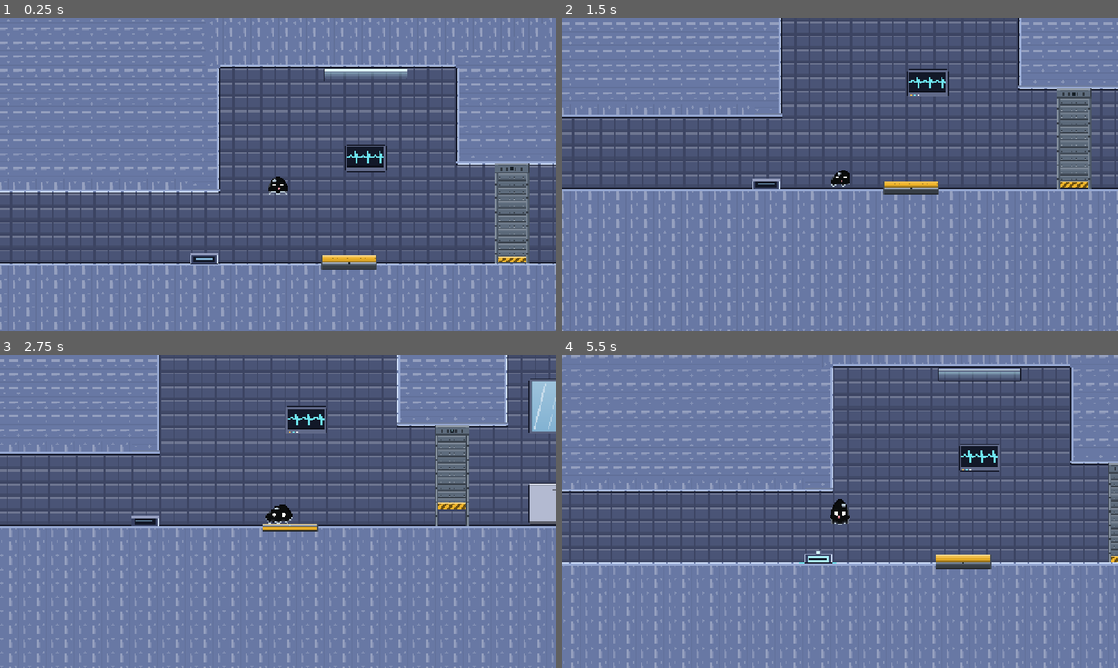
Above: before the commit, frames 1-4 (two rows, left to right).
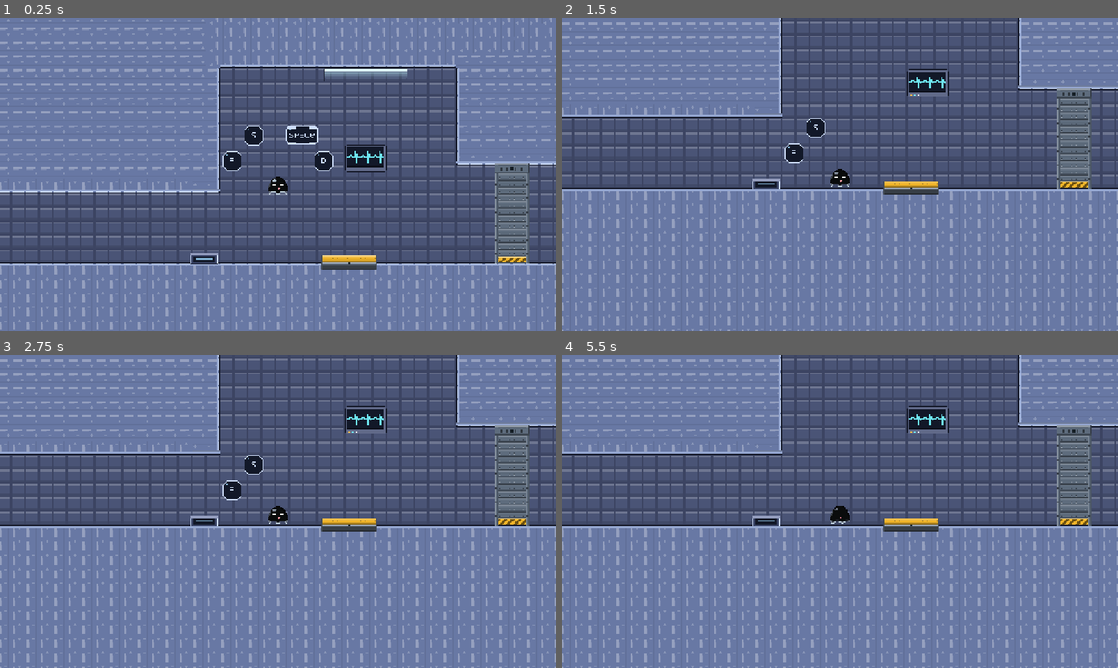
Above: after the commit, the same moments.

Repository: xiaoyukuki/upstream
Game: Godot game, scene res://scenes/levels/main.tscn
Two runs of this game, one before a commit and one after it. Both use one fixed random seed, a clock stepped at 60 frames per second and the inputs below.
Inputs (mouse positions are in pixels of both pictures, inside the frame that each line leads up to):
- Up to frame 1 (0.25 s): no input
- Up to frame 2 (1.5 s): tap Enter at 0.5 s; move the mouse to (962, 158) at 0.52 s; hold D (move_right) 0.53-1.25 s; hold Q (anchor) 0.53-1.25 s; click (962, 158) at 0.67 s; tap Space (jump) at 0.77, 0.8, 1.07 s; drag from (728, 190) to (912, 180) at 1.27 s
- Up to frame 3 (2.75 s): move the mouse to (333, 442) at 2.02 s; hold D (move_right) from 2.03 s (still down); hold Q (anchor) from 2.03 s (still down); tap Space (jump) at 2.3 s
- Up to frame 4 (5.5 s): release D (move_right) at 2.75 s; release Q (anchor) at 2.75 s; drag from (812, 574) to (673, 464) at 2.77 s; move the mouse to (1006, 558) at 3.52 s; hold A (move_left) 3.53-4.25 s; tap E (interact) at 3.6 s; tap Space (jump) at 3.77, 3.8, 4.07, 5.1 s; tap F9 (dev_skip_dream, bound only after the commit) at 4.15 s; drag from (673, 464) to (756, 433) at 4.27 s; move the mouse to (867, 511) at 5.02 s; hold S (move_down) from 5.03 s (still down); click (867, 511) at 5.17 s

The runs differ from the first frame. In frame 1, 0.9% of the frame differs, in the area x 40-60%, y 34-49%; in frame 2, 0.5%; in frame 3, 24%; in frame 4, 42%, in the area x 0-100%, y 0-100%.

Commit message:
[feat] D77 梦泡新手引导 dream_bubbles：开局那拍钉在睡姿、按破头顶弧上四只泡才醒
触发点用今天 take_intro() 演苏醒那一格（不需要新旗标、不进 run_state），W 与 Q 都不做，
不按就不醒；皮与几何单一写手 = gen_dream_bubble_parts.py import 选型图那个写手，
构件只画纹理、半径/角度/动作映射全读 assets/props/dream_bubble.json。
时基是第三条路：吃引擎固定物理步长（这一拍掐着输入，走世界钟会把教学打成 bug）。
Player 加 begin_wake_hold / is_wake_held / release_wake 三只闩，掐输入复用 movement_locked；
LevelBase 在 _on_hazard_touched 里豁免这一拍的危险物；F9 跳键打了 DEBUG-KEY 标记。

Diff:
--- /dev/null
+++ b/assets/props/dream_bubble.json
@@ -0,0 +1,46 @@
+{
+  "style": "F 暗底白边白字",
+  "states": 4,
+  "radius": 56,
+  "arc_origin_y": -5,
+  "bubbles": [
+    {
+      "action": "move_left",
+      "part": "a",
+      "deg": 160
+    },
+    {
+      "action": "move_down",
+      "part": "s",
+      "deg": 120
+    },
+    {
+      "action": "jump",
+      "part": "space",
+      "deg": 60
+    },
+    {
+      "action": "move_right",
+      "part": "d",
+      "deg": 20
+    }
+  ],
+  "parts": {
+    "a": [
+      22,
+      22
+    ],
+    "s": [
+      22,
+      22
+    ],
+    "space": [
+      38,
+      22
+    ],
+    "d": [
+      22,
+      22
+    ]
+  }
+}
--- a/project.godot
+++ b/project.godot
@@ -111,6 +111,11 @@
 "events": [Object(InputEventKey,"resource_local_to_scene":false,"resource_name":"","device":0,"window_id":0,"alt_presse …(189 unchanged characters)…
 ]
 }
+dev_skip_dream={
+"deadzone": 0.5,
+"events": [Object(InputEventKey,"resource_local_to_scene":false,"resource_name":"","device":0,"window_id":0,"alt_pressed":false,"shift_pressed":false,"ctrl_pressed":false,"meta_pressed":false,"pressed":false,"keycode":0,"physical_keycode":4194340,"key_label":0,"unicode":0,"location":0,"echo":false,"script":null)
+]
+}
 
 [layer_names]
 
--- a/scenes/actors/player/player.gd
+++ b/scenes/actors/player/player.gd
@@ -267,6 +267,27 @@
 	movement_locked = true
 
 
+## 梦泡那一拍（D77）：把上面那个窗口**钉住不释放**，等四只泡按破。`INF` 不是哨兵值而是
+## 真的"减不完"—— `maxf(0.0, INF - delta)` 恒为 INF，所以既有那条计时链一字不改就能一直掐着输入，
+## 而"醒"这件事从头到尾只有一条路径（`release_wake()` 之后照常走那 2.45 s）。
+func begin_wake_hold() -> void:
+	_wake_remaining = INF
+	movement_locked = true
+
+
+## 皮读它决定"钉在第 0 帧还是让它自己走"。wake 剪辑不循环，任它自己走完就停在末帧
+## （= idle 第 0 帧）—— 那是一张已经醒完的脸，而这一拍要演的恰恰是"还没醒"。
+func is_wake_held() -> bool:
+	return _wake_remaining == INF
+
+
+## 四只泡全破完那一拍由关卡根叫：交回现成的苏醒窗口，时长仍只住 `WAKE_SECONDS` 一处。
+func release_wake() -> void:
+	if not is_wake_held():
+		return
+	_wake_remaining = WAKE_SECONDS
+
+
 ## 皮读它决定播不播 wake 剪辑，守门也读它。苏醒期间人不移动，所以世界照常流动 ——
 ## 这一拍与"冻结"无关，只与"他还没醒"有关。
 func is_waking() -> bool:
--- a/scenes/actors/player/player_visual.gd
+++ b/scenes/actors/player/player_visual.gd
@@ -52,6 +52,15 @@
 	if _player.is_dead:
 		if is_playing():
 			pause()
+		return
+	# 梦泡那一拍（D77）：皮钉在 wake 第 0 帧 = 睡姿。这条早退必须排在下面那句
+	# 「没在播就 play」之前，否则它每一帧都把刚按住的剪辑放开。wake 剪辑不循环，
+	# 任它自己走完就停在末帧（= idle 第 0 帧）—— 那是一张已经醒完的脸。
+	if _player.is_wake_held():
+		if animation != &"wake":
+			play(&"wake")
+		set_frame_and_progress(0, 0.0)
+		pause()
 		return
 	if not is_playing():
 		play()
--- a/scenes/levels/level_base.gd
+++ b/scenes/levels/level_base.gd
@@ -28,13 +28,20 @@
 ## 节点改名或挪层级，在检查器里重指即可，不用回来改脚本。路径解析不到就静默跳过，
 ## 这样「本关没有祭坛」是一个合法配置而不是报错。
 
+## 梦泡那一拍的构件（D77）。按路径 load 不 preload：静态引用会让关卡基类在编译期
+## 依赖一个只在开局那一拍才用得上的场景。
+const DREAM_BUBBLES_SCENE := "res://scenes/objects/dream_bubbles/dream_bubbles.tscn"
+
 ## M1 沙盒置 true 以便直接测试时停手感；M2 引导关必须置 false，能力在祭坛处才授予。
-@export var start_with_ability: bool = true
-## 时间锚点（D73）：**另一项能力，与上面那条互不蕴含**。测试期它没有授予路径 ——
+@export var start_with_ability: bool = true## 时间锚点（D73）：**另一项能力，与上面那条互不蕴含**。测试期它没有授予路径 ——
 ## 祭坛不写它、`run_state` 不记它，只有关卡根这一处写，所以这一格就是它唯一的开关。
 ## 只勾这条不勾上面那条：世界照样流动，锚点物仍然"我按着它才走"，但看不到
 ## "世界停了它还在走"那层对照（那是上一项能力给的背景，不是这一项的机制）。
 @export var start_with_anchor: bool = false
+## 梦泡新手引导（D77）：开局那一拍先钉在睡姿上，等玩家把头顶四只泡按破才醒。
+## 开关住在关卡根，与上面那条 `start_with_anchor` 同一形状：入口只有一处、不藏进构件。
+## 它不改"演不演"这件事（那归常驻根的 `take_intro()`，每进程一次），只改"那一拍怎么演"。
+@export var dream_intro: bool = true
 
 ## 取景框：position=左上角世界坐标，size=可见范围。留空（size 为 0）则沿用
 ## player.tscn 里的兜底 limits。相机归关卡管，换关才不会互相穿帮（D15）。
@@ -74,6 +81,10 @@
 var _active_checkpoint: Node
 ## 玩家本体的缓存（本来只为 D16 那条「松手了没」而取，D62 起同一拍还要问他「那一拍演完没」）。
 var _player: Player
+## 场上那一串梦泡（D77）。`null` = 这一关这一拍没演过（或已经演完撤掉）。
+## 它同时是"这一拍里不许判死"那条例外的凭据：人在钉住的睡姿上，危险物照样能杀他，
+## 而"引导演到一半人没了、且这一世不再演"（`take_intro()` 已经消费掉）是最难查的一种死法。
+var _dream: Node = null
 ## 上一次轮询时 `is_granting()` 的值。存的是**下降沿**而不是「存过了」那个布尔：
 ## 这一发要认的是「那一拍演完了」这件事，而它只可能发生一次（祭坛一次性）。
 var _grant_was_running: bool = false
@@ -146,8 +157,31 @@
 	if not bool(root.call(&"take_intro")):
 		return
 	var player: Player = get_tree().get_first_node_in_group(&"player")
+	if player == null:
+		return
+	if not dream_intro:
+		player.begin_wake()
+		return
+	# 梦泡那一拍（D77）：把苏醒窗口钉住，等四只泡按破。掐输入复用 D57 那把现成的锁，
+	# 不另起第二套掐法；"醒"仍然只有 `begin_wake()` 那一条路径（见 `_on_dream_completed`）。
+	player.begin_wake_hold()
+	var bubbles: Node = load(DREAM_BUBBLES_SCENE).instantiate()
+	add_child(bubbles)
+	_dream = bubbles
+	# 按信号名连（与 `_bind_altar` 同一口径）：基类不在编译期依赖那个构件的类型。
+	bubbles.connect(&"completed", _on_dream_completed)
+
+
+## 四只泡全破完：交回现成的 2.45 s 苏醒窗口，然后把这一拍从场上撤掉。
+## 撤而不是留着不动 —— 它已经发过 `completed`，留在那儿只会让人以为还能再按。
+func _on_dream_completed() -> void:
+	var player: Player = _player if _player != null \
+		else get_tree().get_first_node_in_group(&"player")
 	if player != null:
-		player.begin_wake()
+		player.release_wake()
+	if _dream != null:
+		_dream.queue_free()
+		_dream = null
 
 
 ## 回灌 run_state（D31）：存档点覆盖出生位；祭坛已耗则能力直接开启、祭坛摆成已耗的样子；
@@ -360,6 +394,10 @@
 func _on_hazard_touched(target: Node2D) -> void:
 	if _dying or _death_pending:
 		return
+	# 梦泡那一拍里不判死（D77）。人是钉住的，而 `take_intro()` 在开局那一帧就已经被消费掉 ——
+	# 演到一半死掉等于把新手引导整个丢掉，且**这一世不再重演**，症状长得像"引导坏了"。
+	if _dream != null:
+		return
 	var player: Player = target as Player
 	if player == null:
 		return
--- /dev/null
+++ b/scenes/objects/dream_bubbles/dream_bubbles.gd
@@ -0,0 +1,165 @@
+class_name DreamBubbles
+extends Node2D
+## D77 梦泡（新手引导）：开局那一拍钉在睡姿上，等玩家把四只泡按破才醒。
+##
+## **它不是 D59/D75 那一族纯装饰**：它掐输入、发 `completed`、被关卡根连着 —— 有契约面。
+## 但它也**不是** D69 那族器件：不挂 `TimeReceiver`、不进 `anchorable`、锚点劫持不到它。
+## 时基（第三条路，与那两族都不同，理由硬）：漂移与破的三帧都吃**引擎固定物理步长**，
+## 既不读 `TimeManager.elapsed_world_time` 也不读门控 delta ——
+## ① 这一拍整段掐输入 ⇒ `get_axis()` 恒 0 ⇒ 不算"他在移动" ⇒ 世界照常流动，
+##    所以走世界钟数值上没错，但语义上错：**梦在他脑子里，不归世界钟管**；
+## ② 更要紧的是这一拍教的就是"按下去会发生什么"，任何"你按了 A 所以它停了"的读法
+##    都会把教学打成 bug（D76 那条"照时钟揭幕会在人正朝它走的时候停住"是同一个形状）。
+##
+## 皮：**只画 `assets/props/dream_bubble/*.png`，一格像素都不自己算** —— 那些 PNG 由
+## `tools/gen_dream_bubble_parts.py` import 选型图那个写手（`gen_dream_bubble_preview.bubble_of`）
+## 落盘，所以"他批的那张图"与"进关的那只泡"是同一段代码的两次调用（D56/D58 那条单一写手）。
+##
+## 几何（弧心、四只的角度、默认半径、动作映射、零件尺寸）全部**读清单**
+## `assets/props/dream_bubble.json`：源码里不许出现第二份半径或角度 —— 那是"断言不许抄第二份数"
+## 那条老账在皮这一侧的对应物。清单与 InputMap 由 `verify_kit` 逐条核对（动作名改不到就红）。
+##
+## 四只泡 = 四个动作（`move_left` / `move_down` / `jump` / `move_right`），**按动作判、不按 keycode**：
+## 无头守门注入输入用的就是 `Input.action_press`，而且方向键 / Z / K / 手柄那几条后备顺带也算命中。
+## W 不做（InputMap 里没有"向上"这个动作，按下去不操控任何东西）；Q 也撤（这一拍
+## `movement_locked` 为真，锚点那三道闸发不出也供不了时 ⇒ 那只泡永远破不了 = 直接软锁）。
+##
+## 节点原点 = **弧心**（清单里 `arc_origin_y` 说的就是它相对玩家原点的偏移），
+## 走"块心"那一族；四只泡在弧上，一只都不压睡脸、一只都不进砖里。
+
+signal completed
+
+const MANIFEST_PATH := "res://assets/props/dream_bubble.json"
+## 破的那一拍每帧多久（三帧，不循环）。填 0 = 一按就没，不留"它破了"这一眼。
+@export var pop_frame_seconds: float = 0.06
+## 跟着人走：钉住的是控制、不是位置，出生位那几像素的下落不该让泡停在半空。
+@export var follow_player: bool = true
+
+var _items: Array = []
+var _manifest_ready := false
+var _done := false
+
+
+func _ready() -> void:
+	_build()
+
+
+func _physics_process(delta: float) -> void:
+	if not _manifest_ready or _done:
+		return
+	if follow_player:
+		var player := get_tree().get_first_node_in_group(&"player") as Node2D
+		if player != null:
+			global_position = player.global_position \
+				+ Vector2(0.0, float(_manifest()["arc_origin_y"]))
+	# DEBUG-KEY：F9 一次破完四只。打包删这一句就整条断开（开发期每次启动都要按四下才动）。
+	if OS.is_debug_build() and Input.is_action_just_pressed(&"dev_skip_dream"):
+		for item in _items:
+			_pop(item)
+	for item in _items:
+		if item["popped"]:
+			item["t"] += delta
+			if int(item["t"] / maxf(pop_frame_seconds, 0.0001)) + 1 >= int(item["states"]):
+				item["visible"] = false
+			if item["state"] != _pop_state(item):
+				item["state"] = _pop_state(item)
+				queue_redraw()
+		elif Input.is_action_just_pressed(item["action"]):
+			_pop(item)
+	if not _done and _all_broken():
+		_done = true
+		completed.emit()
+
+
+func _pop(item: Dictionary) -> void:
+	if item["popped"]:
+		return
+	item["popped"] = true
+	item["t"] = 0.0
+	item["state"] = 1
+	queue_redraw()
+
+
+func _pop_state(item: Dictionary) -> int:
+	if not item["popped"]:
+		return 0
+	return mini(int(item["t"] / maxf(pop_frame_seconds, 0.0001)) + 1,
+		int(item["states"]) - 1)
+
+
+func _all_broken() -> bool:
+	for item in _items:
+		if not item["popped"]:
+			return false
+		if item["visible"]:
+			return false
+	return true
+
+
+## 已经按过几只（守门读它，不是读 `_done`：重复按同一只不许双计）。
+func popped_count() -> int:
+	var n := 0
+	for item in _items:
+		if item["popped"]:
+			n += 1
+	return n
+
+
+func _draw() -> void:
+	if not _manifest_ready:
+		return
+	for item in _items:
+		if not item["visible"]:
+			continue
+		var tex: Texture2D = item["textures"][item["state"]]
+		var size: Vector2 = Vector2(item["size"][0], item["size"][1])
+		draw_texture(tex, item["pos"] - size * 0.5)
+
+
+func _manifest() -> Dictionary:
+	var fh := FileAccess.open(MANIFEST_PATH, FileAccess.READ)
+	if fh == null:
+		push_error("[dream] 读不到 %s —— 先跑 py tools/gen_dream_bubble_parts.py" % MANIFEST_PATH)
+		return {}
+	var parsed: Variant = JSON.parse_string(fh.get_as_text())
+	if typeof(parsed) != TYPE_DICTIONARY:
+		push_error("[dream] %s 解析失败" % MANIFEST_PATH)
+		return {}
+	return parsed
+
+
+func _build() -> void:
+	var manifest := _manifest()
+	if manifest.is_empty():
+		return
+	var states := int(manifest["states"])
+	var radius := float(manifest["radius"])
+	_items.clear()
+	for entry in manifest["bubbles"]:
+		var part := str(entry["part"])
+		var size: Array = manifest["parts"][part]
+		var textures: Array[Texture2D] = []
+		for state in states:
+			var path := "res://assets/props/dream_bubble/%s_%d.png" % [part, state]
+			var tex := load(path) as Texture2D
+			if tex == null:
+				push_error("[dream] 纹理不在: %s（先跑 --import）" % path)
+				return
+			textures.append(tex)
+		var deg := float(entry["deg"])
+		# 角度按数学惯例（逆时针、0 度朝右），而 Godot 的 +y 朝下 —— 所以 y 取负。
+		var pos := Vector2(radius * cos(deg_to_rad(deg)), -radius * sin(deg_to_rad(deg)))
+		_items.append({
+			"action": StringName(entry["action"]),
+			"part": part,
+			"pos": pos,
+			"size": size,
+			"textures": textures,
+			"states": states,
+			"popped": false,
+			"visible": true,
+			"t": 0.0,
+			"state": 0,
+		})
+	_manifest_ready = true
+	queue_redraw()
--- /dev/null
+++ b/scenes/objects/dream_bubbles/dream_bubbles.tscn
@@ -0,0 +1,7 @@
+[gd_scene load_steps=2 format=3]
+
+[ext_resource type="Script" path="res://scenes/objects/dream_bubbles/dream_bubbles.gd" id="1"]
+
+[node name="DreamBubbles" type="Node2D"]
+z_index = 6
+script = ExtResource("1")
Binary file added: assets/props/dream_bubble/a_0.png
Not shown, added: assets/props/dream_bubble/a_0.png.import
Binary file added: assets/props/dream_bubble/a_1.png
Not shown, added: assets/props/dream_bubble/a_1.png.import
Binary file added: assets/props/dream_bubble/a_2.png
Not shown, added: assets/props/dream_bubble/a_2.png.import
Binary file added: assets/props/dream_bubble/a_3.png
Not shown, added: assets/props/dream_bubble/a_3.png.import
Binary file added: assets/props/dream_bubble/d_0.png
Not shown, added: assets/props/dream_bubble/d_0.png.import
Binary file added: assets/props/dream_bubble/d_1.png
Not shown, added: assets/props/dream_bubble/d_1.png.import
(and 23 more such lines)
